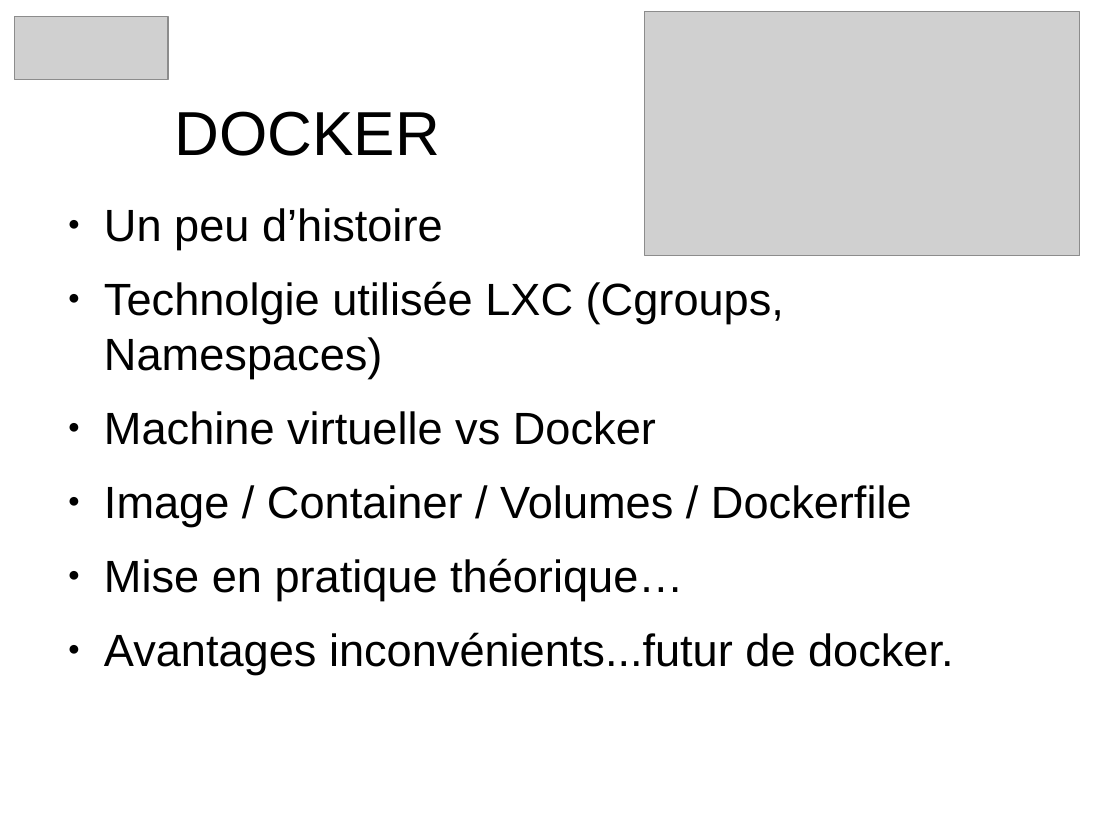
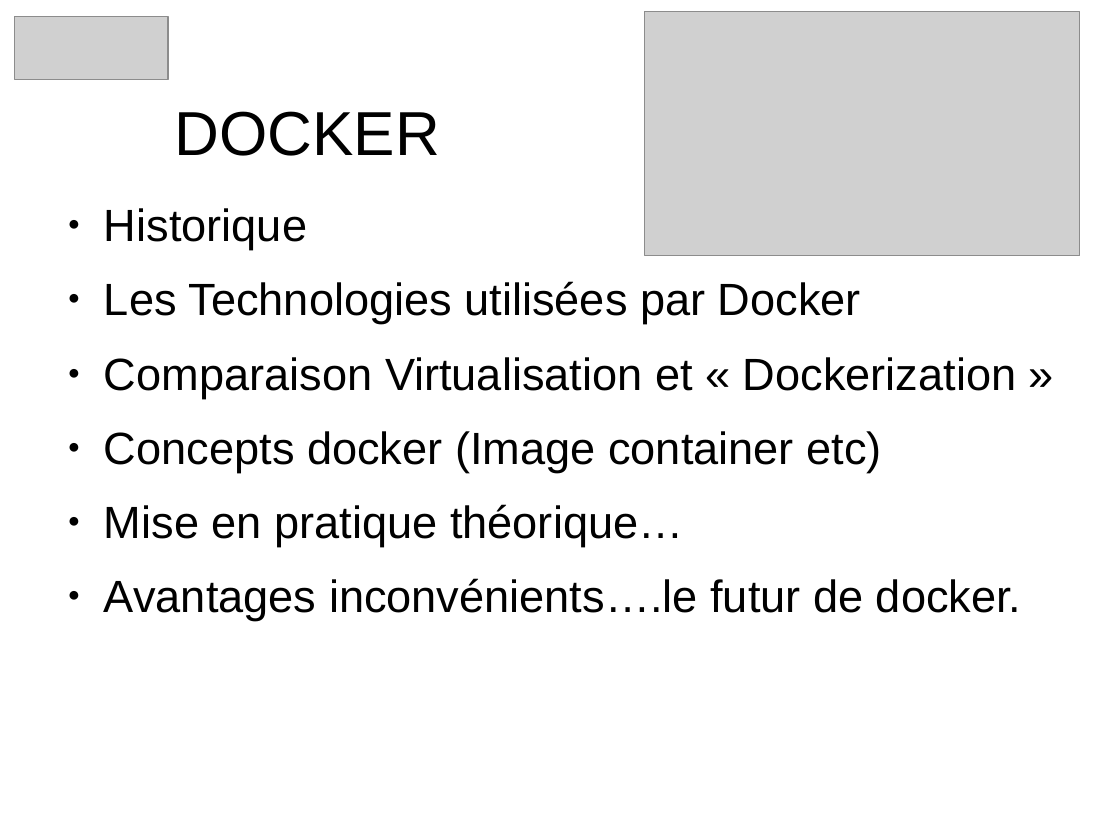
Before and after one commit to heylve/current, a slide deck: slide 1 of Rencontre_devs/docker_dev_conf_20_11_2017.odp. Drawn at 1120x840 pixels with LibreOffice and Linux fonts; fonts in the diff are those of the drawing; grey boxes stand for pictures. Boxes give left, top, right and bottom in pixels: in the first picture for what was removed or moved away, otherwise in the second. Text is boxed around its words. In the diff, an @@ line names an element or a change of style, - is before the commit and + after.

```diff
--- a/Rencontre_devs/docker_dev_conf_20_11_2017.odp
+++ b/Rencontre_devs/docker_dev_conf_20_11_2017.odp
@@ text at bbox=[104, 208, 1016, 472]: text changed @@
-● Un peu d’histoire
-● Technolgie utilisée LXC (Cgroups, Namespaces)
-● Machine virtuelle vs Docker
-● Image / Container / Volumes / Dockerfile
+● Historique
+● Les Technologies utilisées par Docker
+● Comparaison Virtualisation et « Dockerization »
+● Concepts docker (Image container etc)
@@ text at bbox=[104, 578, 1022, 621]: text changed @@
-● Avantages inconvénients...futur de docker.
+● Avantages inconvénients….le futur de docker.
```
Also in this commit, not shown: 8 other slides changed, 3 slides added, 8 slides removed, 1 other file.
